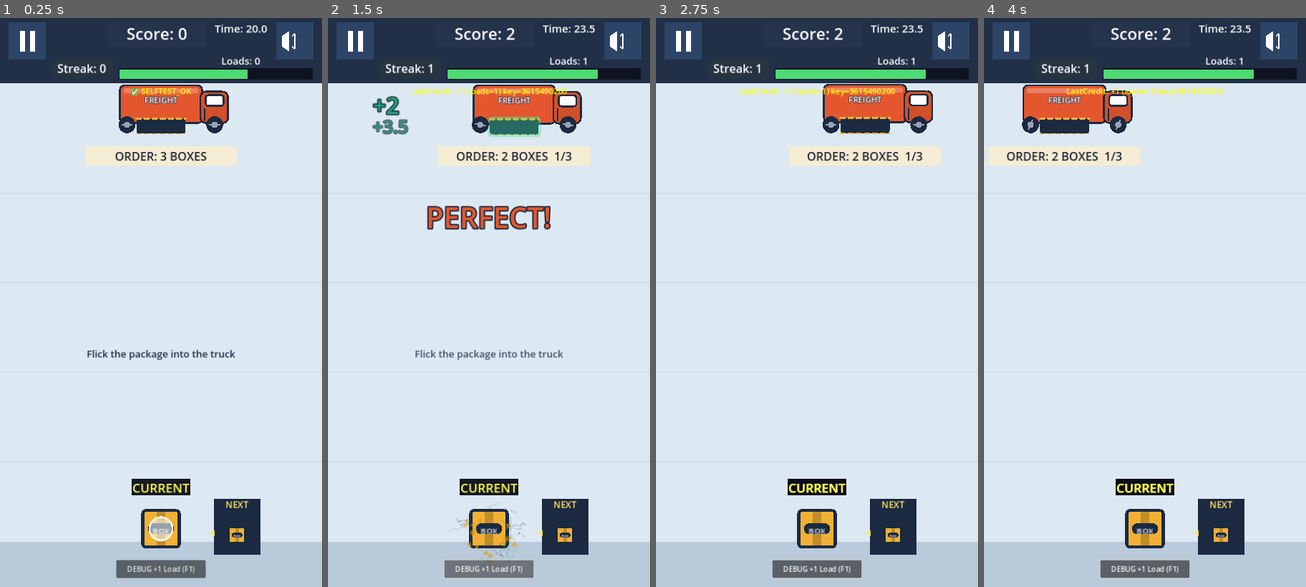
Above: before the commit, frames 1-4 (left to right).
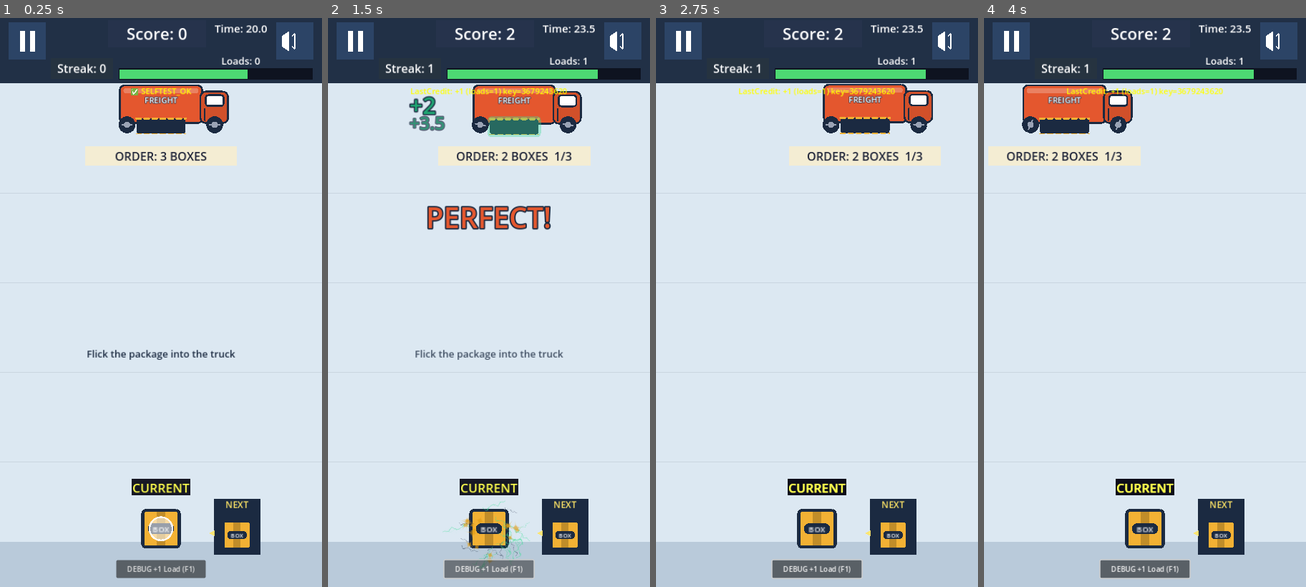
Above: after the commit, the same moments.

Repository: shaharFranses/flick-freight
Game: Godot game, scene res://scenes/main.tscn
Two runs of this game, one before a commit and one after it. Both use one fixed random seed, a clock stepped at 60 frames per second and the inputs below.
Inputs (mouse positions are in pixels of both pictures, inside the frame that each line leads up to):
- Up to frame 1 (0.25 s): no input
- Up to frame 2 (1.5 s): move the mouse to (559, 274) at 0.52 s; click (559, 274) at 0.67 s; tap Space (ui_select) at 0.77 s; click "DEBUG +1 Load (F1)" at 1.25 s
- Up to frame 3 (2.75 s): drag from (752, 330) to (891, 131) at 2.02 s
- Up to frame 4 (4 s): move the mouse to (1177, 171) at 2.77 s; click (1177, 171) at 2.92 s; drag from (1128, 416) to (1048, 217) at 3.52 s

The runs differ from the first frame. In frame 1, 0.3% of the frame differs, in the area x 47-78%, y 88-94%; in frame 2, 1.4%, in the area x 13-78%, y 12-97%; in frame 3, 0.4%; in frame 4, 0.4%.

Commit message:
r4 Visuals: centred/fitted cargo labels (measure real font), pop column beside truck, NEXT 75% of CURRENT drawn size, thicker mint sparks, white X with navy outline, full-alpha aim dots on UI layer above hint, ?qa=1&streak=N

Diff:
--- a/scripts/art.gd
+++ b/scripts/art.gd
@@ -87,6 +87,10 @@
 
 # r4: DRAWN size only (collision shapes untouched): box 48->82, crate 64->90, barrel 56->78 wide.
 const DRAW_SCALE = {"box": 1.7, "crate": 1.4, "barrel": 1.4}
+
+# r4: side column for +N / time pops, right beside the truck (truck spans bay-92..bay+150)
+static func pop_column_x(bx: float) -> float:
+	return bx + 158.0 if bx < 360.0 else bx - 92.0 - 86.0
 
 static func build_cargo_scaled(t: String) -> Node2D:
 	var n = build_cargo(t)
@@ -124,13 +128,33 @@
 			for y in [-14.0, 16.0]:
 				line(n, PackedVector2Array([Vector2(-27, y), Vector2(27, y)]), NAVY, 4)
 			var pill = shape(n, rrect(-24, -7, 48, 15, 7), NAVY, false)
-			_label(n, "BARREL", 9, Vector2(-24, -8), Vector2(48, 17))  # fits inside the pill
+			_label_fit(n, "BARREL", 10, Vector2(0, 0.5), 40.0)  # centred, >=4 px margin inside the 48 px pill
 		_:
 			shape(n, rrect(-24, -24, 48, 48, 4), AMBER)
 			shape(n, PackedVector2Array([Vector2(-6, -22), Vector2(6, -22), Vector2(6, 22), Vector2(-6, 22)]), AMBER.darkened(0.2), false)
 			shape(n, rrect(-17, -7, 34, 14, 6), NAVY, false)
-			_label(n, "BOX", 10, Vector2(-20, -9), Vector2(40, 18))
+			_label_fit(n, "BOX", 10, Vector2(0, 0), 28.0)
 	return n
+
+static func _label_fit(parent: Node, t: String, size: int, center: Vector2, max_w: float):
+	# Labels never shrink below their text's minimum size and grow from the left edge, which is
+	# what pushed BARREL right/out of its pill. Measure the real font, shrink to fit, then centre.
+	var l = Label.new()
+	l.text = t
+	l.add_theme_color_override("font_color", WHITE)
+	l.mouse_filter = Control.MOUSE_FILTER_IGNORE
+	var font = l.get_theme_default_font()
+	var fs = size
+	while fs > 6 and font.get_string_size(t, HORIZONTAL_ALIGNMENT_LEFT, -1, fs).x > max_w:
+		fs -= 1
+	l.add_theme_font_size_override("font_size", fs)
+	var ts = font.get_string_size(t, HORIZONTAL_ALIGNMENT_LEFT, -1, fs)
+	var h = font.get_height(fs)
+	l.horizontal_alignment = HORIZONTAL_ALIGNMENT_CENTER
+	l.vertical_alignment = VERTICAL_ALIGNMENT_CENTER
+	l.size = Vector2(ceil(ts.x) + 2, ceil(h))
+	l.position = center - l.size / 2.0
+	parent.add_child(l)
 
 static func _label(parent: Node, t: String, size: int, pos: Vector2, sz: Vector2):
 	var l = Label.new()
--- a/scripts/game_manager.gd
+++ b/scripts/game_manager.gd
@@ -125,6 +125,10 @@
 	if tb and "ramp_enabled" in tb:
 		tb.ramp_enabled = qa_mode and int(T.ramp) == 1
 
+	if qa_streak > 0:
+		streak = qa_streak  # ?qa=1&streak=N: preset (tier ring stills)
+		streak_changed.emit(streak)
+		print("QA TOGGLE streak=", streak)
 	if qa_bay_x >= 0.0 and tb and "qa_still_x" in tb:
 		tb.qa_still_x = qa_bay_x
 	spawn_package()
@@ -135,6 +139,7 @@
 var qa_cargo := ""
 var qa_hold_aim := false
 var qa_bay_x := -1.0
+var qa_streak := 0
 var _qa_cycle_i := 0
 
 func _parse_query(q: String):
@@ -149,6 +154,8 @@
 	qa_force_fire = params.get("fire", "") == "1"
 	qa_cargo = params.get("cargo", "")
 	qa_hold_aim = params.get("hold_aim", "") == "1"
+	if params.get("streak", "").is_valid_int():
+		qa_streak = int(params["streak"])
 	if params.get("bay_still", "") == "1" or params.get("bay_x", "").is_valid_float():
 		qa_bay_x = float(params.get("bay_x", "360")) if params.get("bay_x", "").is_valid_float() else 360.0
 		print("QA TOGGLE bay_still x=", qa_bay_x)
@@ -501,7 +508,8 @@
 # r3: NEXT preview sits beside the flick spot and shows the real cargo art
 const FLICK_SPOT = Vector2(360, 1150)
 const NEXT_POS = Vector2(530, 1160)
-const NEXT_ART_SCALE = 0.72  # r4: NEXT secondary, well under CURRENT's drawn size
+const NEXT_ART_SCALE = 0.72
+const NEXT_REL = 0.75  # r4: NEXT secondary, well under CURRENT's drawn size
 const NEXT_SLIDE_TIME = 0.25
 var advance_ghost: Node2D = null  # r3: transient cargo art sliding NEXT -> flick spot
 var advance_tween: Tween = null
@@ -558,7 +566,8 @@
 	# Real cargo art, scaled down
 	var art = make_cargo_art(type)
 	art.name = "CargoArt"
-	art.scale = Vector2(NEXT_ART_SCALE, NEXT_ART_SCALE)
+	var nk = Art.DRAW_SCALE.get(type, 1.0) * NEXT_REL  # r4: ~75% of CURRENT's drawn size
+	art.scale = Vector2(nk, nk)
 	art.position = Vector2(0, 4)
 	next_preview.add_child(art)
 
@@ -970,7 +979,7 @@
 	if !world:
 		return
 	var dm = 3.0 if qa_mode else 1.0
-	Art.burst(world, pos, Art.TEX_SPARK, Color("#1FA673"), 14, 0.35 * dm, 220, 420, 0.35, 0.7, Vector2(0, 300))
+	Art.burst(world, pos, Art.TEX_SPARK, Art.MINT, 18, 0.4 * dm, 220, 420, 0.6, 1.0, Vector2(0, 300))  # thicker mint #3DDC97
 	match ctype:
 		"crate":  # wooden splinters
 			Art.burst(world, pos, null, Art.BROWN.lightened(0.15), 16, 0.5 * dm, 160, 340, 5, 9, Vector2(0, 900))
@@ -1006,7 +1015,7 @@
 	# r4: +N sits at the top of the side column beside the truck (time pops stack under it)
 	var _bn = get_tree().root.get_node_or_null("Main/World/TruckBay")
 	var _bx = _bn.global_position.x if _bn else 360.0
-	score_label.position = Vector2(_bx + 176.0 if _bx < 360.0 else _bx - 260.0, 172.0)
+	score_label.position = Vector2(Art.pop_column_x(_bx), 172.0)
 	score_label.text = "+%d" % score_value
 	score_label.add_theme_font_size_override("font_size", 40)
 	score_label.add_theme_color_override("font_color", Color("#1FA673"))  # darker mint for the light field
@@ -1145,8 +1154,8 @@
 			xmark.position.y = bay_n.global_position.y + 210  # keep the order ticket readable
 	xmark.z_index = 90
 	for d in [[Vector2(-26, -26), Vector2(26, 26)], [Vector2(26, -26), Vector2(-26, 26)]]:
-		Art.line(xmark, PackedVector2Array(d), Art.NAVY, 18)
-		Art.line(xmark, PackedVector2Array(d), Art.CORAL, 10)
+		Art.line(xmark, PackedVector2Array(d), Art.NAVY, 20)
+		Art.line(xmark, PackedVector2Array(d), Art.WHITE, 11)  # r4: white X reads on the coral cab
 	xmark.scale = Vector2(0.4, 0.4)
 	world.add_child(xmark)
 	var xt = xmark.create_tween()
--- a/scripts/package_base.gd
+++ b/scripts/package_base.gd
@@ -120,13 +120,22 @@
 		var d = Polygon2D.new()
 		var r = lerp(10.0, 5.5, float(i) / AIM_DOTS)
 		d.polygon = Art.circle(Vector2.ZERO, r, 10)
-		d.color = Color(Art.NAVY, lerp(0.95, 0.3, float(i) / AIM_DOTS))
+		d.color = Art.NAVY  # full alpha at every point
 		var ol = Line2D.new()
 		var pts = Art.circle(Vector2.ZERO, r, 10); pts.append(pts[0])
-		ol.points = pts; ol.width = 3.0; ol.default_color = Color(1, 1, 1, max(d.color.a, 0.8))
+		ol.points = pts; ol.width = 3.0; ol.default_color = Color(1, 1, 1, 1)
 		d.add_child(ol)
 		aim_root.add_child(d)
-	add_child(aim_root)
+	# drawn on the UI canvas layer so the arc sits above the hint text (same 720x1280 coords)
+	var ui = get_tree().root.get_node_or_null("Main/UIManager/UI")
+	if ui:
+		aim_root.top_level = false
+		aim_root.z_index = 50
+		ui.add_child.call_deferred(aim_root)
+		tree_exiting.connect(func():
+			if is_instance_valid(aim_root): aim_root.queue_free())
+	else:
+		add_child(aim_root)
 
 func _process(_delta):
 	if aim_root == null:
--- a/scripts/ui_manager.gd
+++ b/scripts/ui_manager.gd
@@ -686,8 +686,8 @@
 	# outside the ticket's x-span (bay +-170), on the roomier side; stacked vertically from y 178
 	var bayn = get_node_or_null("/root/Main/World/TruckBay")
 	var bx = bayn.global_position.x if bayn else 360.0
-	var side_x = bx + 176.0 if bx < 360.0 else bx - 176.0 - 84.0
-	l.position = Vector2(side_x, 224.0 + 44.0 * slot) if amount > 0 else from_pos + Vector2(-40, -30)
+	var side_x = Art.pop_column_x(bx)
+	l.position = Vector2(side_x, 216.0 + 42.0 * slot) if amount > 0 else from_pos + Vector2(-40, -30)
 	l.position.x = clamp(l.position.x, 8.0, 640.0)
 	$UI.add_child(l)
 	# r4: never travel into the HUD band / bar: float up to just below it and fade
